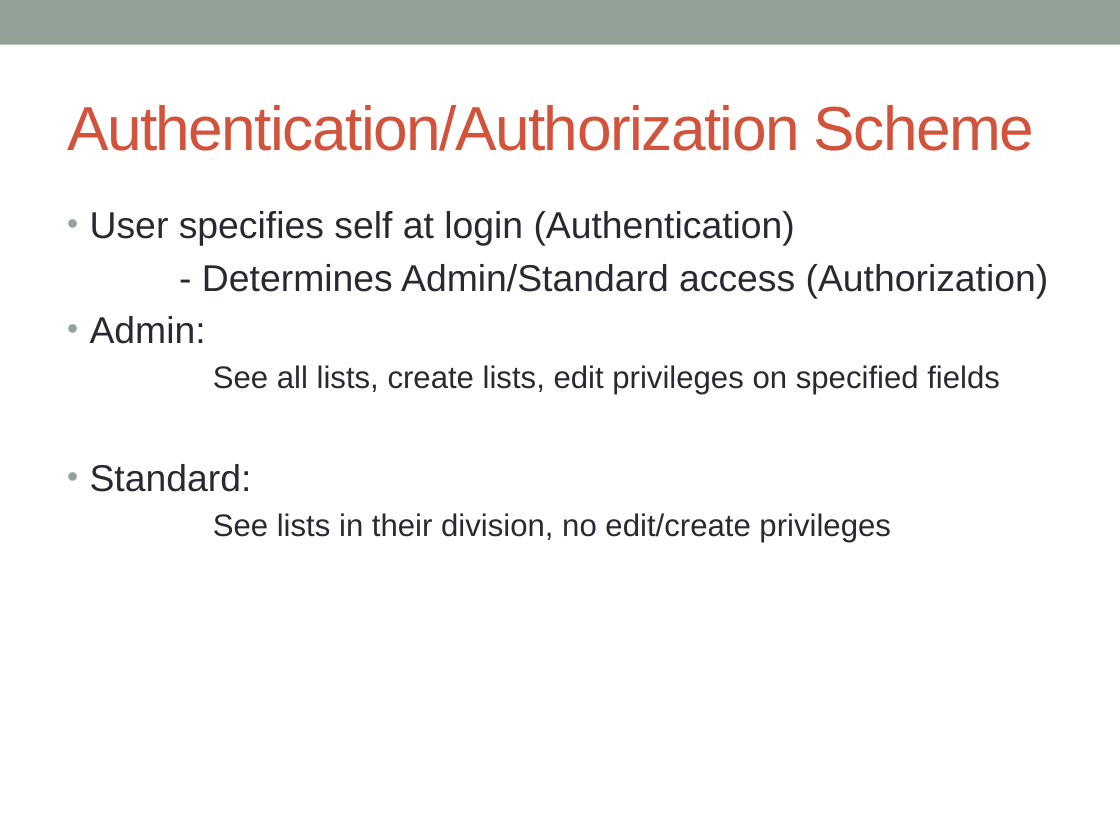
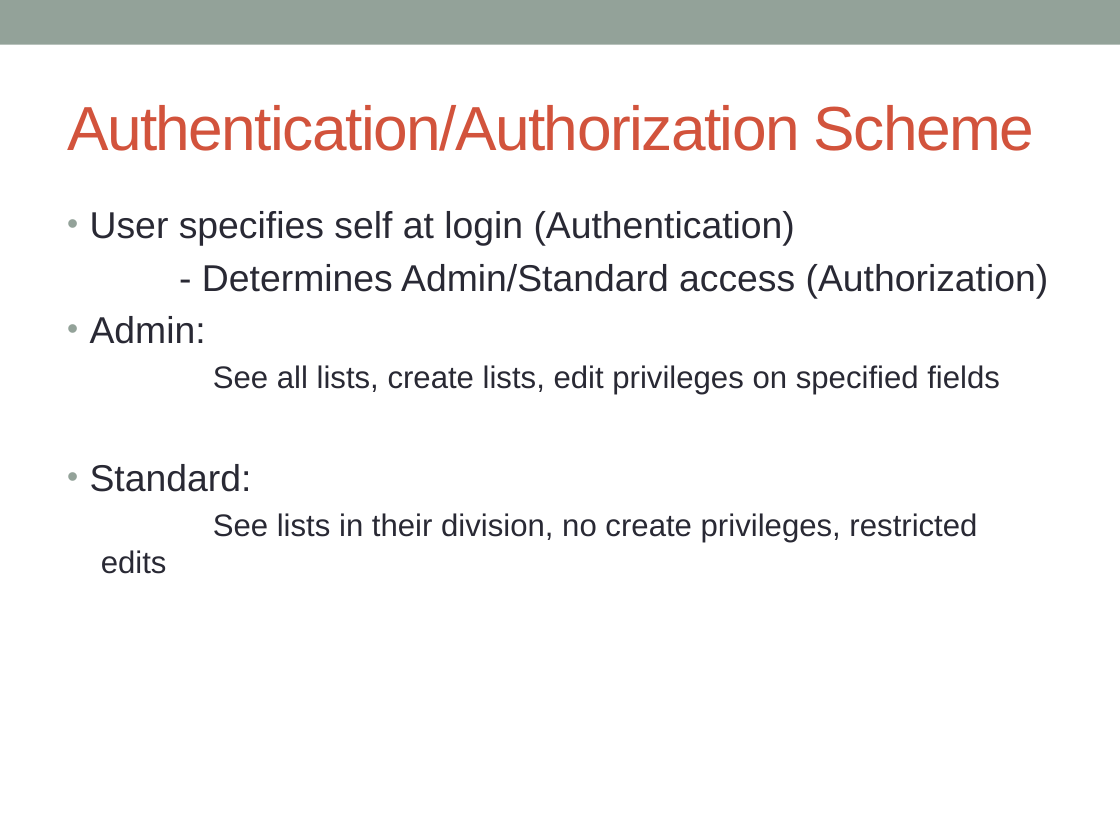
Before and after one commit to cschwendiman/cs347project, a slide deck: slide 5 of project_presentation.pptx. Drawn at 1120x840 pixels with LibreOffice and Linux fonts; fonts in the diff are those of the drawing. Boxes give left, top, right and bottom in pixels: in the first picture for what was removed or moved away, otherwise in the second. Text is boxed around its words. In the diff, an @@ line names an element or a change of style, - is before the commit and + after.

Commit message:
last slides

```diff
--- a/project_presentation.pptx
+++ b/project_presentation.pptx
@@ text at box(101, 513, 977, 574): text changed @@
-  See lists in their division, no edit/create privileges
+  See lists in their division, no create privileges, restricted edits
```
Also in this commit, not shown: 1 other slide changed, 1 slide removed.
